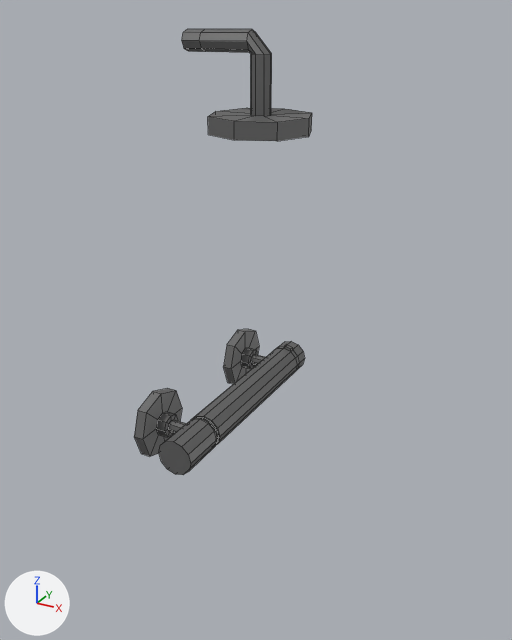
The Blender file blender/showerhead/showerhead.blend: old version first, new version second.
The view is the same before and after, from a 50 mm lens placed at (1.35, -3.47, 3.07), pointed at (-0.55, -0.03, 1.35). The axes (+X, +Y, +Z) are drawn at lower left. The lights are the same throughout. Mesh edges are drawn as thin lines.
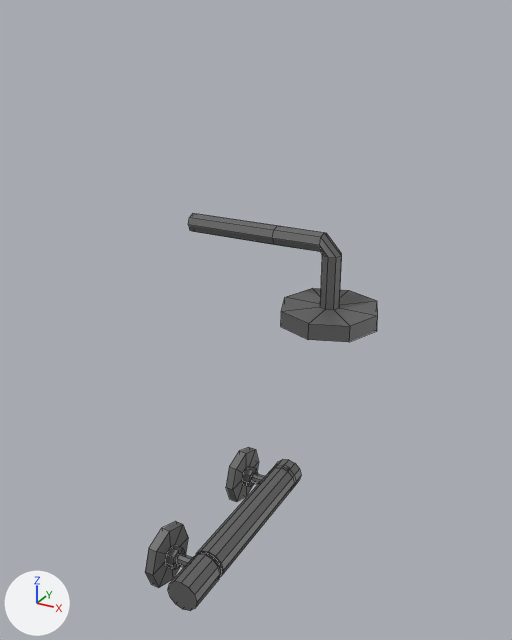
Where the change shows, as pixel boxes (x1, y1, x2, y2) in the pictures (512 x 640 px; the box of a moved part takes in the faces that stretch with it):
'Cylinder', reshaped (31% wider, 11% shorter)
    before: (134, 29, 312, 475)
    after: (145, 213, 378, 611)
part 1 of me_cylinder, moved or reshaped
    before: (159, 341, 305, 475)
    after: (168, 459, 301, 611)
part 2 of me_cylinder, moved or reshaped
    before: (134, 388, 186, 456)
    after: (145, 521, 193, 588)
part 3 of me_cylinder, moved or reshaped
    before: (224, 329, 265, 384)
    after: (226, 447, 265, 502)
part 4 of me_cylinder, moved or reshaped
    before: (182, 29, 205, 52)
    after: (188, 213, 277, 245)
part 5 of me_cylinder, moved or reshaped
    before: (200, 29, 312, 141)
    after: (272, 226, 378, 342)

The edits, one by one:
me_cylinder has 258 vertices, 242 faces and spans x -0.99..-0.25, y -0.75..0.74, z 0.57..2.97.
me_cylinder is used by ob_cylinder; location (0.0, 0.0, 0.0).
me_cylinder part 1: the loose piece of 100 vertices spanning x -0.79..-0.57, y -0.75..0.74, z 0.63..0.87 is moved by (0.0, 0.0, -1.03).
me_cylinder part 2: the loose piece of 50 vertices spanning x -0.99..-0.76, y -0.71..-0.3, z 0.57..0.97 is moved by (0.0, 0.0, -1.03).
me_cylinder part 3: the loose piece of 50 vertices spanning x -0.99..-0.76, y 0.3..0.71, z 0.57..0.97 is moved by (0.0, 0.0, -1.03).
me_cylinder part 4: all 9 vertices in x -0.99, y -0.06..0.06, z 2.86..2.97 are moved by (-0.01, 0.0, -1.03).
me_cylinder part 5: all 49 vertices in x -0.88..-0.25, y -0.29..0.29, z 2.45..2.97 are moved by (0.45, 0.0, -1.03).
